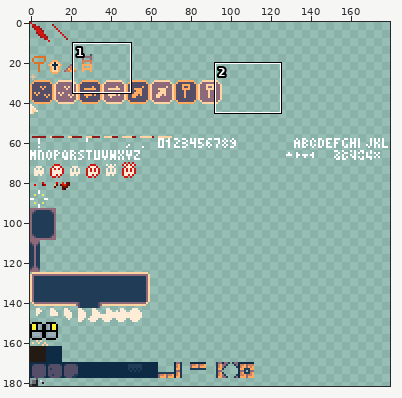
Sprite sheet, stored at dist/final/sprites.png. The picture above shows the old version from afar; the outline marks the close-up.
Close-up. The starting point:
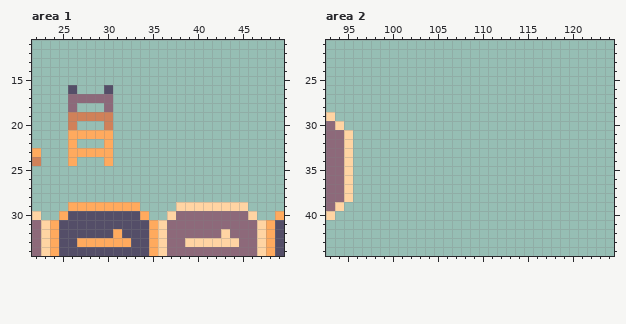
The file is 180x182 pixels. Colours within 5 levels of each other are drawn and written as one. Shown: area 1: x 22..49, y 11..34; area 2: x 93..124, y 21..44.
Now the later version:
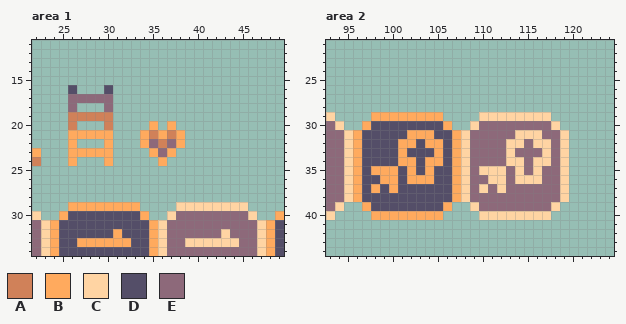
Palette (. is transparent): A #d08159  B #ffaa5e  C #ffd4a3  D #544e68  E #8d697a
Diff:
Area 1:
y 20: x 35 . -> B; x 37 . -> B
y 21: x 34..38 ..... -> BABAB
y 22: x 34..38 ..... -> BEAEB
y 23: x 35..37 ... -> BEB
y 24: x 36 . -> B
Area 2:
y 29: x 98..105 ........ -> BBBBBBBB; x 110..117 ........ -> CCCCCCCC
y 30: x 97..106 .......... -> BDDDDDDDDB; x 109..118 .......... -> CEEEEEEEEC
y 31: x 96..119 ........................ -> BDDDDDBBBDDBCEEEEECCCEEC
y 32: x 96..119 ........................ -> BDDDDBBDBBDBCEEEECCECCEC
y 33: x 96..119 ........................ -> BDDDDBDDDBDBCEEEECEEECEC
y 34: x 96..119 ........................ -> BDDDDBBDBBDBCEEEECCECCEC
y 35: x 96..119 ........................ -> BDBBBDBDBDDBCECCCECECEEC
y 36: x 96..119 ........................ -> BDDBBDBBBDDBCEECCECCCEEC
y 37: x 96..119 ........................ -> BDBDBDDDDDDBCECECEEEEEEC
y 38: x 96..119 ........................ -> BDDDDDDDDDDBCEEEEEEEEEEC
y 39: x 97..106 .......... -> BDDDDDDDDB; x 109..118 .......... -> CEEEEEEEEC
y 40: x 98..105 ........ -> BBBBBBBB; x 110..117 ........ -> CCCCCCCC
Pixel boxes of the changes (left, top, right, bottom) in both close-ups:
added: (140, 121, 185, 166)
added: (353, 112, 569, 220)
